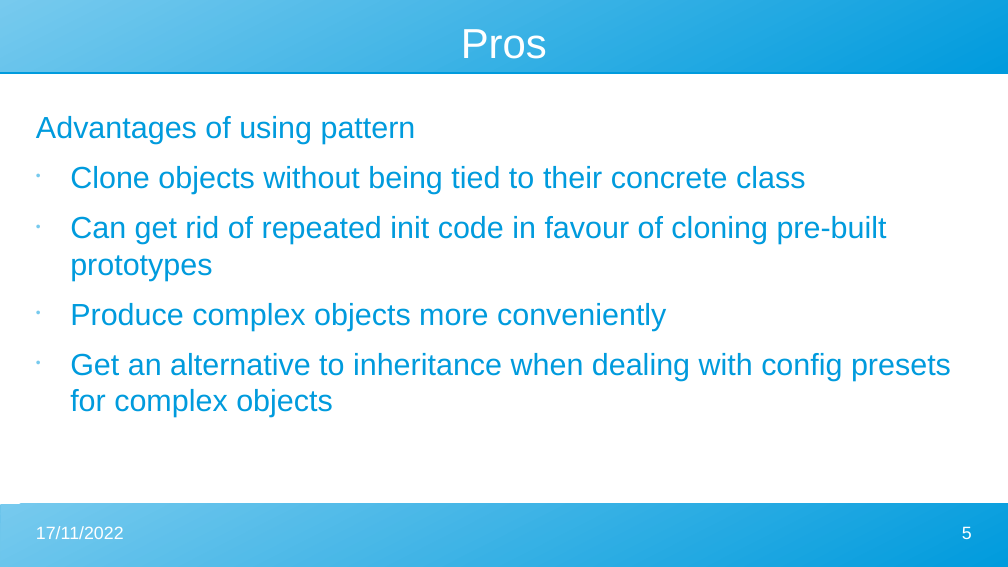
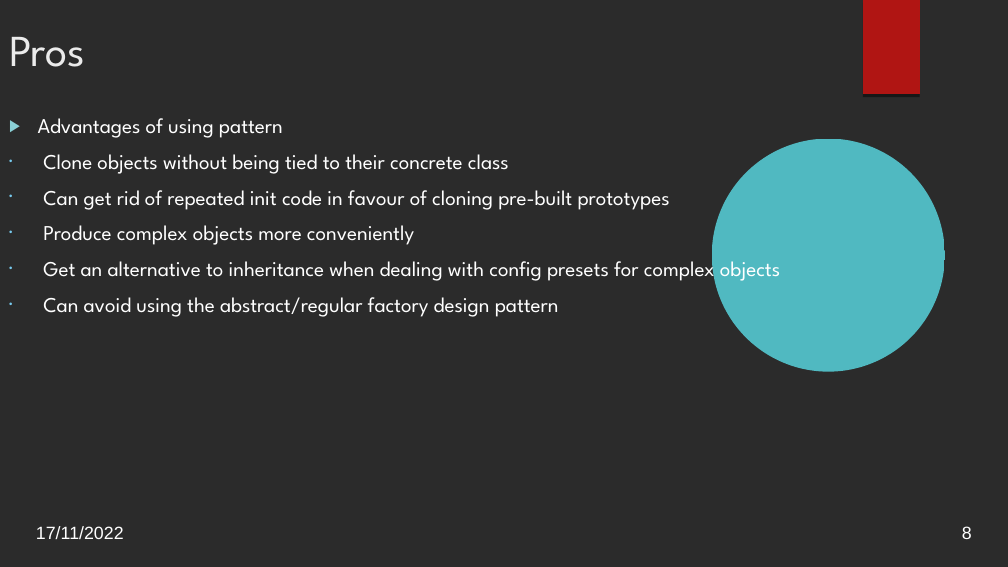
Before and after one commit to Leo-Chen-CM/Prototype-Design-Pattern, a slide deck: slide 8 of Prototype slide.odp (slide 5 before the commit). Drawn at 1008x567 pixels with LibreOffice and Linux fonts; fonts in the diff are those of the drawing; background and template pictures are left out; a plain dark background stands for a picture behind light text. Boxes give left, top, right and bottom in pixels: in the first picture for what was removed or moved away, otherwise in the second. Text is boxed around its words. In the diff, an @@ line names an element or a change of style, - is before the commit and + after.

```diff
--- a/Prototype slide.odp
+++ b/Prototype slide.odp
@@ background #FFFFFF to picture (left out) @@
@@ title "Pros": place and size @@
-title "Pros" at [461,29,547,59]
+title "Pros" at [9,37,85,67]
@@ title "Pros" at [9,37,85,67]: size 33 to 34.8 pt, font Arial to League Spartan, text colour #FFFFFF to #EBEBEB; alignment centre to left; vertical alignment middle to top @@
@@ freeform shape removed at [0,0,1008,72] @@
@@ freeform shape added at [863,0,920,94], fill #B01513 @@
@@ text at [38,118,780,281]: size 24 to 16.6 pt, font Arial to League Spartan, text colour #009BDD to #FFFFFF in "Advantages of using pattern", "Clone objects without being tied to their ...", "Can get rid of repeated init code ...", "Produce complex objects more conveniently" and 1 more places; bullet none to ▶; less space between paragraphs @@
@@ freeform shape added at [712,139,945,372], fill #50B9C1 @@
@@ text at [43,297,559,317]: paragraph added @@
+• Can avoid using the abstract/regular factory design pattern
@@ freeform shape removed at [0,504,1008,567] @@
@@ page number at [962,526,972,539]: text changed @@
-5
+8
```
Also in this commit, not shown: 6 other slides changed, 3 slides added, 1 slide removed, 12 other files.
